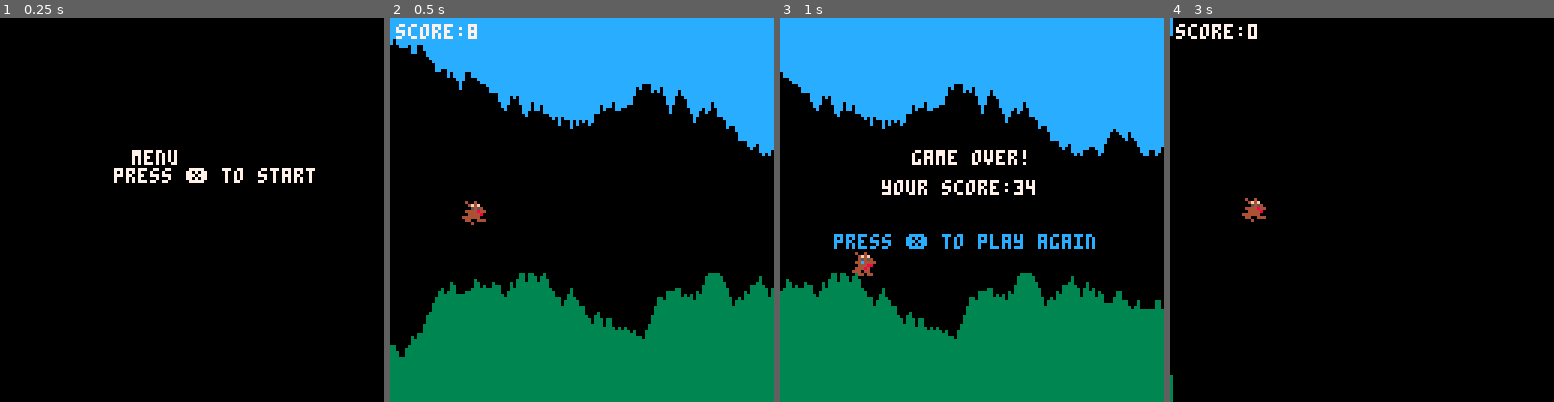
Above: before the commit, frames 1-4 (left to right).
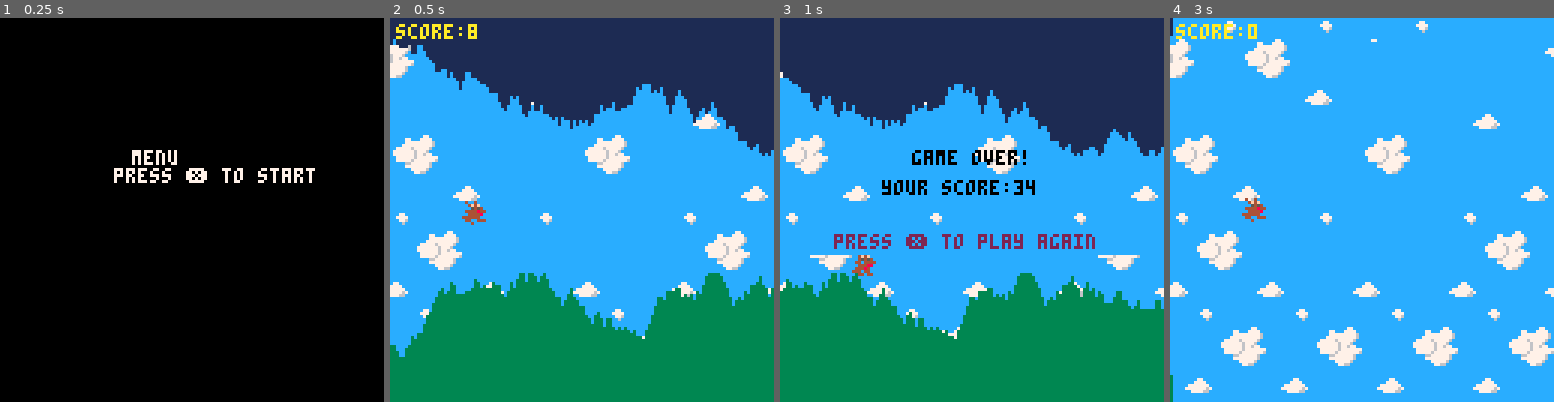
Above: after the commit, the same moments.

Repository: romellem/pico-8-carts
Game: PICO-8 cartridge cave.p8
The game is run twice, just before and just after one commit, with the same random seed, the same clock (stepped at 60 frames per second) and the same inputs.
Inputs:
- Up to frame 1 (0.25 s): no input
- Up to frame 2 (0.5 s): tap X (X key) at 0.33 s
- Up to frame 3 (1 s): no input
- Up to frame 4 (3 s): tap X (X key) at 1.07, 1.85, 2.97 s; hold Up 2.15-2.42 s

Frame 1 is identical in both runs. In frame 2, 73% of the frame differs, in the area x 0-100%, y 0-89%; in frame 3, 73%; in frame 4, 100%, in the area x 0-100%, y 0-100%.

Commit message:
Map art!

Diff:
--- a/cave.p8
+++ b/cave.p8
@@ -41,16 +41,23 @@
 	else
 		--start game
 		cls()
+		map()
 		draw_cave()
 		draw_player()
 		draw_enemies()
 
 		if (game_over) then
-			print("game over!", 44, 44, 7)
-			print("your score:"..player.score, 34, 54, 7)
-			print("press ❎ to play again", 18, 72, 12)
+			print("game over!", 44, 44, 0)
+			print("your score:"..player.score, 34, 54, 0)
+
+			-- clear out color from intructions
+			for i=71,78 do
+				line(0, i, 127, i, 12)
+			end
+
+			print("press ❎ to play again", 18, 72, 2)
 		else
-			print("score:"..player.score, 2, 2, 7)
+			print("score:"..player.score, 2, 2, 10)
 		end
 	end
 end
@@ -152,7 +159,7 @@
 end
 
 function draw_cave()
-	top_color=12 --adjust these values to get different colors!
+	top_color=1 --adjust these values to get different colors!
 	btm_color=3
 
 	for i=1,#cave do
@@ -415,3 +422,52 @@
 
 
 
+…(8 lines of a section not shown)…
+__map__
+0d0e0f0c0d0e0f0c0d0e0f0c3c3c3c3c3c3c3c0c0d0e0f0c0d0e0f0c0d0e0f00000000000000000000000000000000000000000000000000000000000000000000000000000000000000000000000000000000000000000000000000000000000000000000000000000000000000000000000000000000000000000000000000
+1d1e1f1c1d1e1f3c3c1e1f3c3c1e1f3e3f3c3c1c1d1e1f1c1d1e1f1c1d1e1f00000000000000000000000000000000000000000000000000000000000000000000000000000000000000000000000000000000000000000000000000000000000000000000000000000000000000000000000000000000000000000000000000
+2d2e2f2c2d2e2f3c3c2e2f3c3c2e3c3c3c3c2f2c2d2e2f2c2d2e2f2c2d2e2f00000000000000000000000000000000000000000000000000000000000000000000000000000000000000000000000000000000000000000000000000000000000000000000000000000000000000000000000000000000000000000000000000
+3d3c3c3c3d3e3f3c3d3c3c3c3d3c3c3c3d3c3c3c3d3e3f3c3d3e3f3c3d3e3f00000000000000000000000000000000000000000000000000000000000000000000000000000000000000000000000000000000000000000000000000000000000000000000000000000000000000000000000000000000000000000000000000
+0c0d0e3c0c3c0e3c0c0d0e3c3e3f0e3c3c3c3c3c0c0d0e0f0c0d0e0f0c0d0e0f000000000000000000000000000000000000000000000000000000000000000000000000000000000000000000000000000000000000000000000000000000000000000000000000000000000000000000000000000000000000000000000000
+1c1d1e1f3c3c1e1f1c1d1e1f3c3c1e1f3c3c3c1f1c1d1e1f1c1d1e1f1c1d1e1f000000000000000000000000000000000000000000000000000000000000000000000000000000000000000000000000000000000000000000000000000000000000000000000000000000000000000000000000000000000000000000000000
+2c2d2e2f3c3c2e2f2c2d2e2f3c3c2e2f3c3c2e2f2c2d2e2f2c2d2e2f2c2d2e2f000000000000000000000000000000000000000000000000000000000000000000000000000000000000000000000000000000000000000000000000000000000000000000000000000000000000000000000000000000000000000000000000
+3c3d3e3f3c3d3c3c3c3d3c3c3c3d3e3f3c3d3e3f3c3d3e3f3c3d3e3f3c3d3e3f000000000000000000000000000000000000000000000000000000000000000000000000000000000000000000000000000000000000000000000000000000000000000000000000000000000000000000000000000000000000000000000000
+0f0c0d0e3c0c0f3c3c0c3c0e0f0c0d0e0f0c0d0e0f0c0d0e0f0c0d0e0f0c0d0e0f0000000000000000000000000000000000000000000000000000000000000000000000000000000000000000000000000000000000000000000000000000000000000000000000000000000000000000000000000000000000000000000000
+1f1c1d1e1f3c3c3c1f3c3c1e1f1c1d1e1f1c1d1e1f1c1d1e1f1c1d1e1f1c1d1e1f0000000000000000000000000000000000000000000000000000000000000000000000000000000000000000000000000000000000000000000000000000000000000000000000000000000000000000000000000000000000000000000000
+2f2c2d2e2f3c3c2e2f3c3c2e2f2c2d2e2f2c2d2e2f2c2d2e2f2c2d2e2f2c2d2e2f0000000000000000000000000000000000000000000000000000000000000000000000000000000000000000000000000000000000000000000000000000000000000000000000000000000000000000000000000000000000000000000000
+3f3c3d3e3f3c3d3e3f3c3d3e3f3c3d3e3f3c3d3e3f3c3d3e3f3c3d3e3f3c3d3e3f0000000000000000000000000000000000000000000000000000000000000000000000000000000000000000000000000000000000000000000000000000000000000000000000000000000000000000000000000000000000000000000000
+0e0f0c0d0e0f0c0d0e0f0c0d0e0f0c0d0e0f0c0d0e0f0c0d0e0f0c0d0e0f0c0d0e0f00000000000000000000000000000000000000000000000000000000000000000000000000000000000000000000000000000000000000000000000000000000000000000000000000000000000000000000000000000000000000000000
+1e1f1c1d1e1f1c1d1e1f1c1d1e1f1c1d1e1f1c1d1e1f1c1d1e1f1c1d1e1f1c1d1e1f00000000000000000000000000000000000000000000000000000000000000000000000000000000000000000000000000000000000000000000000000000000000000000000000000000000000000000000000000000000000000000000
+2e2f2c2d2e2f2c2d2e2f2c2d2e2f2c2d2e2f2c2d2e2f2c2d2e2f2c2d2e2f2c2d2e2f00000000000000000000000000000000000000000000000000000000000000000000000000000000000000000000000000000000000000000000000000000000000000000000000000000000000000000000000000000000000000000000
+3e3f3c3d3e3f3c3d3e3f3c3d3e3f3c3d3e3f3c3d3e3f3c3d3e3f3c3d3e3f3c3d3e3f00000000000000000000000000000000000000000000000000000000000000000000000000000000000000000000000000000000000000000000000000000000000000000000000000000000000000000000000000000000000000000000
+0d0e0f0c0d0e0f0c0d0e0f0c0d0e0f0c0d0e0f0c0d0e0f0c0d0e0f0c0d0e0f0c0d0e0f000000000000000000000000000000000000000000000000000000000000000000000000000000000000000000000000000000000000000000000000000000000000000000000000000000000000000000000000000000000000000000
+1d1e1f1c1d1e1f1c1d1e1f1c1d1e1f1c1d1e1f1c1d1e1f1c1d1e1f1c1d1e1f1c1d1e1f000000000000000000000000000000000000000000000000000000000000000000000000000000000000000000000000000000000000000000000000000000000000000000000000000000000000000000000000000000000000000000
+2d2e2f2c2d2e2f2c2d2e2f2c2d2e2f2c2d2e2f2c2d2e2f2c2d2e2f2c2d2e2f2c2d2e2f000000000000000000000000000000000000000000000000000000000000000000000000000000000000000000000000000000000000000000000000000000000000000000000000000000000000000000000000000000000000000000
+3d3e3f3c3d3e3f3c3d3e3f3c3d3e3f3c3d3e3f3c3d3e3f3c3d3e3f3c3d3e3f3c3d3e3f000000000000000000000000000000000000000000000000000000000000000000000000000000000000000000000000000000000000000000000000000000000000000000000000000000000000000000000000000000000000000000
+0d0e0f0c0d0e0f0c0d0e0f0c0d0e0f0c0d0e0f0c0d0e0f000000000000000000000000000000000000000000000000000000000000000000000000000000000000000000000000000000000000000000000000000000000000000000000000000000000000000000000000000000000000000000000000000000000000000000
+1d1e1f1c1d1e1f1c1d1e1f1c1d1e1f1c1d1e1f1c1d1e1f000000000000000000000000000000000000000000000000000000000000000000000000000000000000000000000000000000000000000000000000000000000000000000000000000000000000000000000000000000000000000000000000000000000000000000
+2d2e2f2c2d2e2f2c2d2e2f2c2d2e2f2c2d2e2f2c2d2e2f000000000000000000000000000000000000000000000000000000000000000000000000000000000000000000000000000000000000000000000000000000000000000000000000000000000000000000000000000000000000000000000000000000000000000000
+3d3e3f3c3d3e3f3c3d3e3f3c3d3e3f3c3d3e3f3c3d3e3f000000000000000000000000000000000000000000000000000000000000000000000000000000000000000000000000000000000000000000000000000000000000000000000000000000000000000000000000000000000000000000000000000000000000000000
+…(16 lines of a section not shown)…
Not shown, changed: 40 lines of the sprite sheet (__gfx__) section of cave.p8
